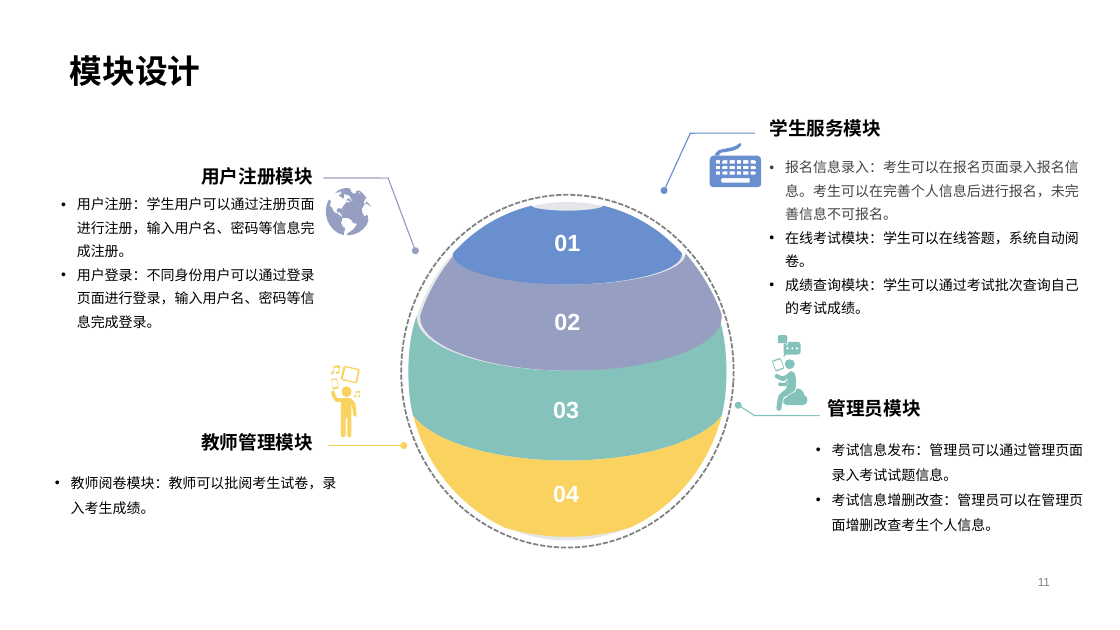
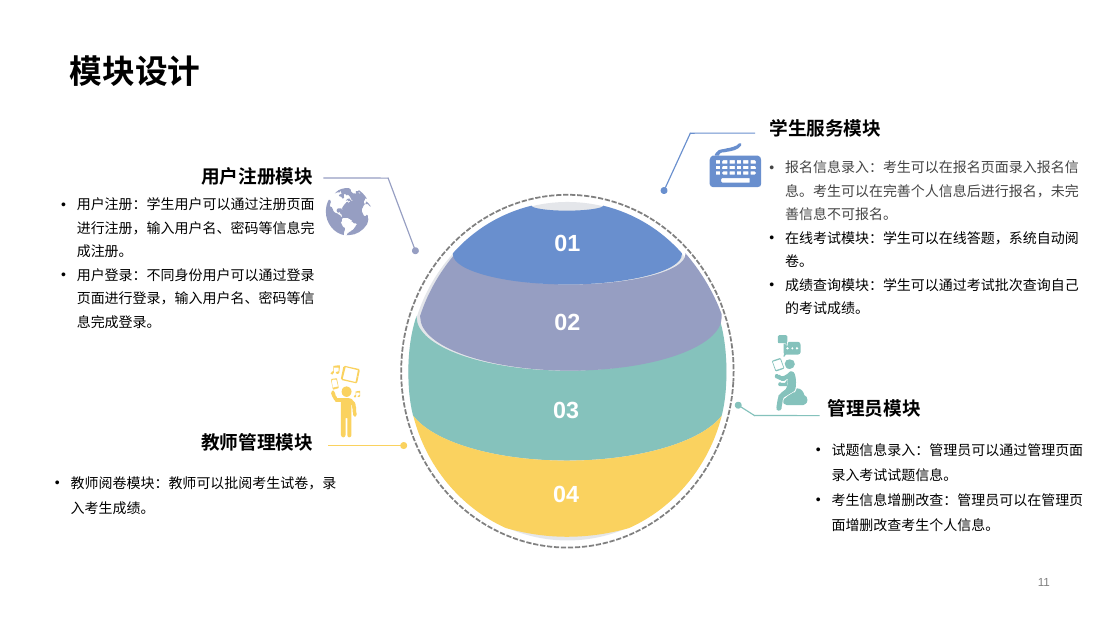
Before and after one commit to ZhaoYang0125/CABSE-JS, a slide deck: slide 11 of 提交物/大作业展示ppt.pptx. Drawn at 1120x630 pixels with LibreOffice and Linux fonts; fonts in the diff are those of the drawing. Boxes give left, top, right and bottom in pixels: in the first picture for what was removed or moved away, otherwise in the second. Text is boxed around its words. In the diff, an @@ line names an element or a change of style, - is before the commit and + after.

Commit message:
23/6/4/22/52

```diff
--- a/提交物/大作业展示ppt.pptx
+++ b/提交物/大作业展示ppt.pptx
@@ text at [832, 443, 1084, 531]: text changed @@
-• 考试信息发布：管理员可以通过管理页面录入考试试题信息。
-• 考试信息增删改查：管理员可以在管理页面增删改查考生个人信息。
+• 试题信息录入：管理员可以通过管理页面录入考试试题信息。
+• 考生信息增删改查：管理员可以在管理页面增删改查考生个人信息。
```
Also in this commit, not shown: 5 other slides changed, 1 slide added, 1 slide removed.
